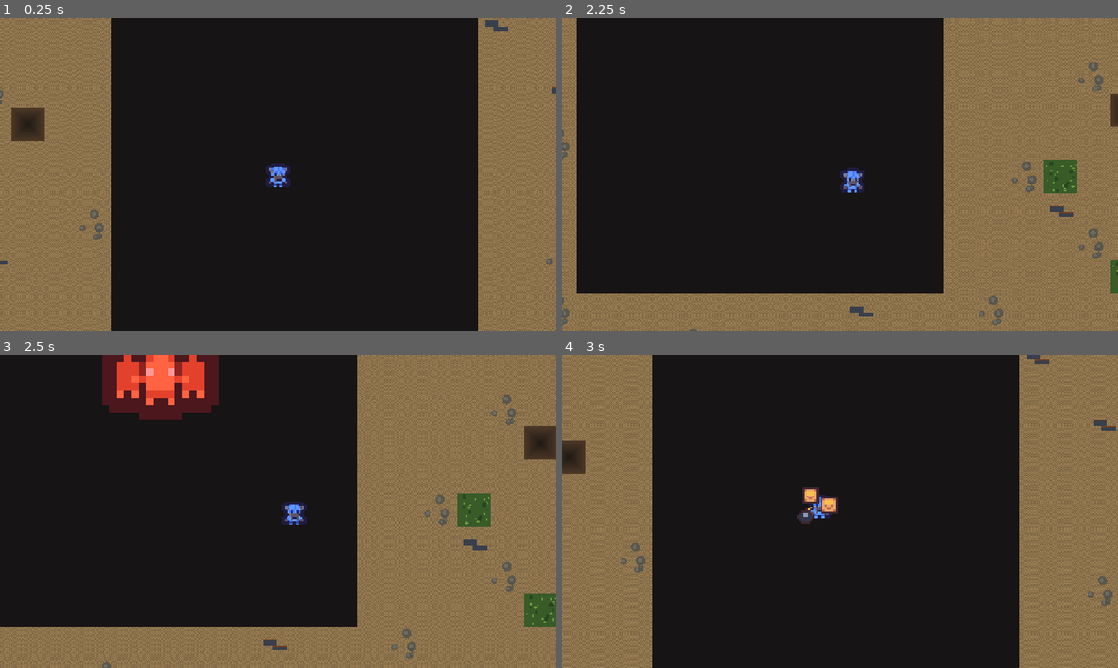
Above: before the commit, frames 1-4 (two rows, left to right).
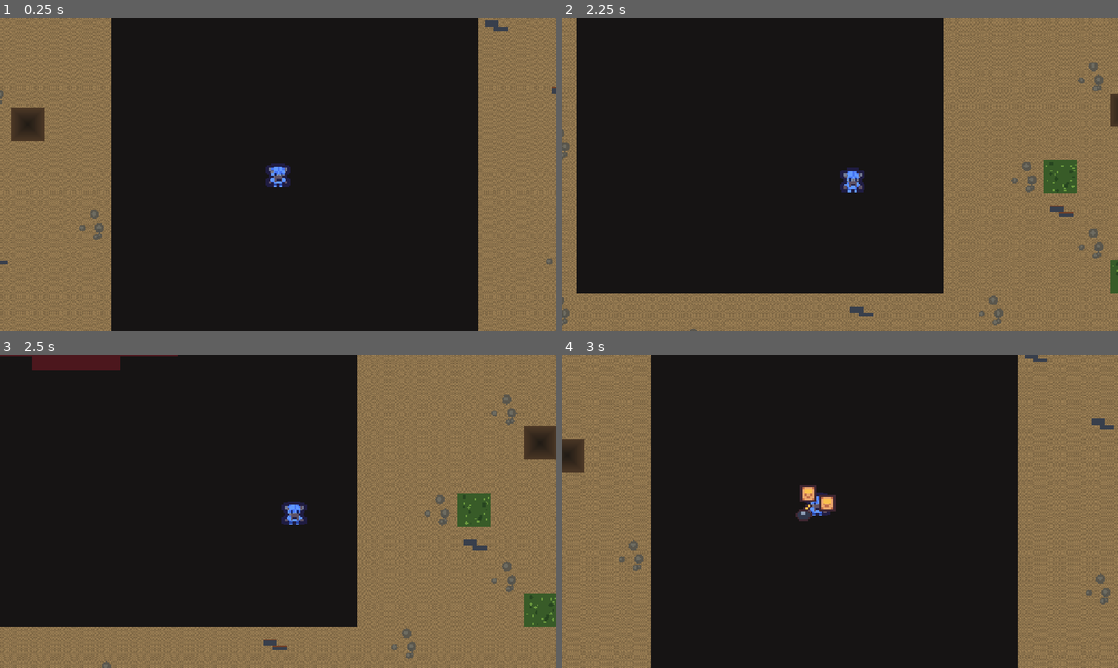
Above: after the commit, the same moments.

Repository: godlikeking/Wasteland-Overdrive
Game: Godot game, scene res://scenes/dev/boss_selftest.tscn
The game is run twice, just before and just after one commit, with the same random seed, the same clock (stepped at 60 frames per second) and the same inputs. This scene is started directly instead of the project's main scene.
Inputs:
- Up to frame 1 (0.25 s): no input
- Up to frame 2 (2.25 s): tap Enter at 0.5 s; hold D (move_right) 0.53-1.28 s; hold S (move_down) 1.28-2.03 s; hold D (move_right) from 2.03 s (still down)
- Up to frame 3 (2.5 s): keep holding D (move_right)
- Up to frame 4 (3 s): release D (move_right) at 2.78 s; hold W (move_up) from 2.78 s (still down)

Frames 1-2 are identical in both runs. In frame 3, 4.5% of the frame differs, in the area x 0-40%, y 0-21%; in frame 4, 8.2%, in the area x 0-100%, y 0-100%.

Commit message:
feat(boss,meta): 磁石不可叠加 + 巨兽 448px/25000hp + 杀 BOSS 通关与从头开始
磁吸道具不可叠加（pickup_item.gd）：
- _effect_magnet 跳过整个 MAGNET 种类：一枚磁石不吸另一枚磁石，
  杜绝"磁石吸磁石→再横扫全场"的连锁叠加
- 自检 magnet_no_stack 反转旧断言；README 同步

BOSS 体型/血量（boss.tres + enemy.gd）：
- 224px→448px（scale 28x）、碰撞半径 112→224、血量 5000→25000
- 连带重标攻击范围：玩家最小中心距 238，爪击 reach 190→320、
  冲刺带 220-480→340-560、命中半径 135→248，否则攻击永远打不中
- BOSS 落点 360→600px，不落在冲刺带/玩家脸上

杀 BOSS 通关 + 从头开始：
- GameState.game_over(victory) 信号；game.gd _end_run(victory) 统一结算
  （死亡=false / 杀 BOSS=true），结算界面金色"任务胜利"
- game_over.tscn 新增"从头开始"按钮 → MetaProgress.wipe() 清空
  废金属/累计统计/已购模块后重开（实机验证清档生效，自检不入 wipe）
- system_check 注册 game_over；顺手修 shop.gd _refresh 的
  currency_changed 参数不匹配老 bug

Diff:
--- a/data/enemies/boss.tres
+++ b/data/enemies/boss.tres
@@ -10,9 +10,9 @@
 display_name = "废土巨兽"
 behavior = 4
 sprite_color = Color(0.85, 0.15, 0.15, 1)
-sprite_size = Vector2(224, 224)
-collision_radius = 112.0
-max_hp = 5000.0
+sprite_size = Vector2(448, 448)
+collision_radius = 224.0
+max_hp = 25000.0
 speed = 70.0
 contact_damage = 25.0
 contact_cooldown = 1.0
@@ -37,7 +37,7 @@
 boss_xp_multiplier = 20.0
 boss_shake_on_death = 14.0
 boss_claw_damage = 34.0
-boss_claw_reach = 190.0
+boss_claw_reach = 320.0
 boss_claw_arc = 1.9
 boss_claw_windup = 0.45
 boss_claw_cooldown = 2.6
@@ -54,9 +54,9 @@
 boss_dash_duration = 0.32
 boss_dash_recover = 0.35
 boss_dash_cooldown = 5.0
-boss_dash_min_range = 220.0
-boss_dash_max_range = 480.0
-boss_dash_hit_radius = 135.0
+boss_dash_min_range = 340.0
+boss_dash_max_range = 560.0
+boss_dash_hit_radius = 248.0
 item_drop_count = 3
 item_drop_chance = 1.0
 item_drop_scene = null
--- a/scenes/ui/game_over.tscn
+++ b/scenes/ui/game_over.tscn
@@ -95,3 +95,7 @@
 [node name="RestartButton" type="Button" parent="CenterContainer/Panel/MarginContainer/VBox"]
 layout_mode = 2
 text = "再来一次"
+
+[node name="FreshStartButton" type="Button" parent="CenterContainer/Panel/MarginContainer/VBox"]
+layout_mode = 2
+text = "从头开始"
--- a/scripts/dev/boss_selftest.gd
+++ b/scripts/dev/boss_selftest.gd
@@ -478,7 +478,7 @@
 	# 1) Wind-up: mid range + cooldown ready -> telegraph spawns, direction
 	#    locks, and the boss does NOT move (rooting IS the tell).
 	_ready_player_for_hit()
-	player.global_position = Vector2(300.0, 0.0)
+	player.global_position = Vector2(400.0, 0.0)
 	await _physics_frames(2)
 	boss._dash_accum = cfg.boss_dash_cooldown
 	boss._boss_dash(0.0)
@@ -504,7 +504,7 @@
 	#    the far side MID-dash — if the charge re-aimed per frame it would end
 	#    somewhere else entirely and this assertion would fail.
 	_ready_player_for_hit()
-	player.global_position = Vector2(0.0, 220.0)
+	player.global_position = Vector2(0.0, 400.0)
 	await _physics_frames(2)
 	var before: float = player.hp
 	boss._boss_dash(cfg.boss_dash_windup)        # wind-up elapses -> dash starts
@@ -519,7 +519,7 @@
 		boss._boss_dash(d)
 		t -= d
 		if absf(t - cfg.boss_dash_duration * 0.5) < step * 0.5:
-			player.global_position = Vector2(0.0, -400.0)   # dart across mid-dash
+			player.global_position = Vector2(0.0, -500.0)   # dart across mid-dash
 	var disp: Vector2 = boss.global_position - start
 	var expect: Vector2 = Vector2.RIGHT * (cfg.boss_dash_speed * cfg.boss_dash_duration)
 	if disp.distance_to(expect) > 1.0:
@@ -538,7 +538,7 @@
 	#    in range, then the player steps INTO the line before it elapses.
 	_ready_player_for_hit()
 	boss.global_position = Vector2.ZERO   # #2 left the boss at the end of its dash
-	player.global_position = Vector2(300.0, 0.0)
+	player.global_position = Vector2(400.0, 0.0)
 	await _physics_frames(2)
 	boss._dash_accum = cfg.boss_dash_cooldown
 	boss._dash_wind_left = 0.0
@@ -592,13 +592,13 @@
 	if boss._dash_wind_left > 0.0:
 		_fail("dash", "wound up at %dpx, inside the claw's range" % int(cfg.boss_dash_min_range))
 		return
-	player.global_position = Vector2(600.0, 0.0)
+	player.global_position = Vector2(700.0, 0.0)
 	boss._dash_accum = cfg.boss_dash_cooldown
 	boss._boss_dash(0.0)
 	if boss._dash_wind_left > 0.0:
 		_fail("dash", "wound up at 600px, beyond the max range")
 		return
-	player.global_position = Vector2(300.0, 0.0)
+	player.global_position = Vector2(400.0, 0.0)
 	boss._dash_accum = cfg.boss_dash_cooldown
 	boss._boss_dash(0.0)
 	if boss._dash_wind_left <= 0.0:
--- a/scripts/dev/pickup_selftest.gd
+++ b/scripts/dev/pickup_selftest.gd
@@ -32,7 +32,7 @@
 	await _test_bomb()
 	await _test_weapon()
 	await _test_magnet()
-	await _test_magnet_ignores_itself()
+	await _test_magnet_no_stack()
 	print("=== pickup selftest failures: %d ===" % _failures)
 	get_tree().quit(1 if _failures > 0 else 0)
 
@@ -414,7 +414,7 @@
 	else:
 		_ok("magnet", "vacuumed items still apply their own effect on arrival")
 
-func _test_magnet_ignores_itself() -> void:
+func _test_magnet_no_stack() -> void:
 	# A magnet is itself in `pickup_items`, so the sweep walks over its own node.
 	# Without the self-skip it would call attract_to on itself while mid-collect
 	# and fly off toward the player as a live pickup. `_seeking` on the magnet is
@@ -424,21 +424,22 @@
 	await _advance(0.2)
 	lone._effect_magnet(player)
 	if lone._seeking:
-		_fail("magnet_self", "the magnet attracted itself")
-	else:
-		_ok("magnet_self", "a lone magnet does not attract itself")
-
-	# Skipping SELF must not have become skipping the whole MAGNET kind: a second
-	# magnet lying on the ground is a legitimate target.
+		_fail("magnet_stack", "the magnet attracted itself")
+	else:
+		_ok("magnet_stack", "a lone magnet does not attract itself")
+
+	# 磁吸道具不可叠加：跳过的不只是 SELF，而是整个 MAGNET 种类 —— 否则一枚
+	# 磁石吸来另一枚，那枚到达时再横扫一次全场，一个磁石等于吸两轮。第二枚
+	# 磁石必须**不被**吸走。
 	var other: PickupItem = _drop(PickupItem.Kind.MAGNET, player.global_position + Vector2(-900, 0))
 	await _advance(0.2)
 	lone._effect_magnet(player)
-	if not other._seeking:
-		_fail("magnet_self", "a second magnet on the ground was not vacuumed")
+	if other._seeking:
+		_fail("magnet_stack", "a second magnet was vacuumed — magnets chain and stack")
 	elif lone._seeking:
-		_fail("magnet_self", "the magnet attracted itself once another magnet existed")
-	else:
-		_ok("magnet_self", "a different magnet is still vacuumed normally")
+		_fail("magnet_stack", "the magnet attracted itself once another magnet existed")
+	else:
+		_ok("magnet_stack", "a second magnet is left on the ground (no stacking)")
 	await _clear_drops()
 
 # --- Helpers ---
--- a/scripts/enemy.gd
+++ b/scripts/enemy.gd
@@ -92,9 +92,9 @@
 	var path: String = _sprite_path_for(config.id)
 	if ResourceLoader.exists(path):
 		sprite.texture = load(path)
-		# Boss is 14× (224px), elites stay 3× (48px) with a red tint.
+		# Boss is 28× (448px), elites stay 3× (48px) with a red tint.
 		if config.behavior == EnemyConfig.Behavior.BOSS:
-			sprite.scale = Vector2(14.0, 14.0)
+			sprite.scale = Vector2(28.0, 28.0)
 			sprite.modulate = Color(1.2, 0.6, 0.6)
 		elif config.behavior == EnemyConfig.Behavior.ELITE:
 			sprite.scale = Vector2(3.0, 3.0)
--- a/scripts/enemy_config.gd
+++ b/scripts/enemy_config.gd
@@ -65,8 +65,10 @@
 ## 为这种攻击设计的），不走 DoT 通道。
 ## reach/arc 决定楔形判定，windup 是预警时长 —— 朝向在预警开始时就锁死，
 ## 所以横向拉开才是反制手段；把 windup 调到 0 等于取消这个攻击的可躲性。
+## reach 是**中心到中心**的距离：224px 身体（半径 112）+ 玩家半径 14 ≈ 238，
+## 所以 reach 必须明显大于 238，否则爪子永远够不到玩家。
 @export var boss_claw_damage: float = 34.0
-@export var boss_claw_reach: float = 190.0
+@export var boss_claw_reach: float = 320.0
 @export var boss_claw_arc: float = 1.9            # 弧宽（弧度），≈109°
 @export var boss_claw_windup: float = 0.45        # 预警时长，期间巨兽定住脚
 @export var boss_claw_cooldown: float = 2.6
@@ -100,6 +102,6 @@
 @export var boss_dash_duration: float = 0.32        # 冲刺时长 → 约 304px
 @export var boss_dash_recover: float = 0.35         # 冲完的硬直（惩罚窗口）
 @export var boss_dash_cooldown: float = 5.0
-@export var boss_dash_min_range: float = 220.0      # > 爪击 reach 190，两个技能不重叠
-@export var boss_dash_max_range: float = 480.0      # 更远就正常步行逼近
-@export var boss_dash_hit_radius: float = 135.0     # 112 身体 + 玩家半径 + 余量
+@export var boss_dash_min_range: float = 340.0      # > 爪击 reach 320，两个技能不重叠
+@export var boss_dash_max_range: float = 560.0      # 更远就正常步行逼近
+@export var boss_dash_hit_radius: float = 248.0     # 224 身体 + 玩家半径 + 余量
--- a/scripts/game.gd
+++ b/scripts/game.gd
@@ -34,10 +34,12 @@
 
 	GameState.leveled_up.connect(_on_leveled_up)
 	GameState.player_died.connect(_on_player_died)
+	GameState.boss_defeated.connect(_on_boss_defeated)
 	level_up_ui.choice_applied.connect(_on_choice_applied)
 	level_up_ui.fusion_chosen.connect(_on_fusion_chosen)
 	level_up_ui.fusion_skipped.connect(_on_choice_applied)
 	game_over_ui.restart_requested.connect(_on_restart_requested)
+	game_over_ui.fresh_start_requested.connect(_on_fresh_start_requested)
 	game_over_ui.open_shop_requested.connect(_on_open_shop)
 	if shop_ui and shop_ui.has_signal("closed"):
 		shop_ui.closed.connect(_on_shop_closed)
@@ -125,14 +127,31 @@
 	print("[Game] fusion FX applied: %s" % new_weapon_id)
 
 func _on_player_died() -> void:
+	_end_run(false)
+
+## 杀掉 BOSS 也算通关：结算界面走胜利分支（任务胜利）。
+func _on_boss_defeated() -> void:
+	_end_run(true)
+
+## 一局结束的唯一入口，胜负都走这里。终点是结算界面（game_over_ui）。
+func _end_run(victory: bool) -> void:
 	GameState.is_running = false
+	GameState.game_over.emit(victory)
 	# Award meta currency for the run.
 	if MetaProgress:
 		var reward: int = MetaProgress.finish_run(GameState.time_alive)
-		print("[Game] run finished: %d currency awarded" % reward)
-	game_over_ui.show_result()
+		print("[Game] run finished (%s): %d currency awarded" %
+			["victory" if victory else "defeat", reward])
+	game_over_ui.show_result(victory)
 
 func _on_restart_requested() -> void:
+	get_tree().paused = false
+	get_tree().reload_current_scene()
+
+## 从头开始：清空元进度存档（废金属/累计统计/已购模块），再重开一局。
+func _on_fresh_start_requested() -> void:
+	if MetaProgress:
+		MetaProgress.wipe()
 	get_tree().paused = false
 	get_tree().reload_current_scene()
 
--- a/scripts/game_over.gd
+++ b/scripts/game_over.gd
@@ -1,10 +1,13 @@
 extends CanvasLayer
 ## Game-over screen. Shows the final time reached, run stats, and offers
-## either a restart or a detour into the meta shop.
+## either a restart, a "fresh start" (wipe the meta save), or a detour into
+## the meta shop.
 
 signal restart_requested
+signal fresh_start_requested
 signal open_shop_requested
 
+@onready var title_label: Label = $CenterContainer/Panel/MarginContainer/VBox/Title
 @onready var time_label: Label = $CenterContainer/Panel/MarginContainer/VBox/TimeLabel
 @onready var level_label: Label = $CenterContainer/Panel/MarginContainer/VBox/LevelLabel
 @onready var kills_label: Label = $CenterContainer/Panel/MarginContainer/VBox/KillsLabel
@@ -12,19 +15,32 @@
 @onready var total_label: Label = $CenterContainer/Panel/MarginContainer/VBox/TotalLabel
 @onready var shop_btn: Button = $CenterContainer/Panel/MarginContainer/VBox/ShopButton
 @onready var restart_btn: Button = $CenterContainer/Panel/MarginContainer/VBox/RestartButton
+@onready var fresh_start_btn: Button = $CenterContainer/Panel/MarginContainer/VBox/FreshStartButton
 
 var _last_reward: int = 0
+var _victory: bool = false
+
+const VICTORY_TITLE: String = "任务胜利"
+const DEFEAT_TITLE: String = "任务失败"
+const VICTORY_COLOR: Color = Color(1.0, 0.84, 0.33)
+const DEFEAT_COLOR: Color = Color(0.95, 0.5, 0.5)
 
 func _ready() -> void:
 	process_mode = Node.PROCESS_MODE_ALWAYS
 	visible = false
 	restart_btn.pressed.connect(func(): restart_requested.emit())
+	fresh_start_btn.pressed.connect(func(): fresh_start_requested.emit())
 	shop_btn.pressed.connect(func(): open_shop_requested.emit())
 
-func show_result() -> void:
+func show_result(victory := false) -> void:
+	_victory = victory
 	var seconds: float = GameState.time_alive
 	var m := int(seconds) / 60
 	var s := int(seconds) % 60
+	# 标题按胜负动态设置：.tscn 里硬编码的是"任务失败"，胜利覆盖成金色"任务胜利"。
+	title_label.text = VICTORY_TITLE if _victory else DEFEAT_TITLE
+	title_label.add_theme_color_override("font_color",
+		VICTORY_COLOR if _victory else DEFEAT_COLOR)
 	time_label.text = "存活时间: %02d:%02d" % [m, s]
 	level_label.text = "达到等级: %d" % GameState.level
 	kills_label.text = "击杀: %d" % MetaProgress.run_kills
--- a/scripts/globals/game_state.gd
+++ b/scripts/globals/game_state.gd
@@ -37,6 +37,9 @@
 signal boss_defeated
 ## Seconds before the boss arrives. 0 means "it is here / not coming".
 signal boss_incoming(seconds: float)
+## 一局结束（无论胜负）。victory = true 表示杀掉 BOSS 通关，false 表示玩家死亡。
+## Game 收到后走结算界面。
+signal game_over(victory: bool)
 
 # --- Map boundary ---
 ## 玩家在地图外多深（像素）以及此刻的每秒伤害。depth = 0 表示回到图内，
--- a/scripts/globals/meta_progress.gd
+++ b/scripts/globals/meta_progress.gd
@@ -138,6 +138,23 @@
 	_save()
 	return reward
 
+## 从头开始：清空整个元进度存档（废金属、累计统计、已购模块），然后立即落盘。
+## 这是玩家主动的"开新档"，不可撤销 —— 只在结算界面的"从头开始"按钮触发。
+func wipe() -> void:
+	currency = 0
+	total_kills = 0
+	total_boss_kills = 0
+	best_time = 0.0
+	run_kills = 0
+	run_boss_kills = 0
+	purchased.clear()
+	for s in _shop:
+		purchased_changed.emit(s.id, false)
+	currency_changed.emit(currency)
+	stats_changed.emit()
+	_save()
+	print("[MetaProgress] save wiped — fresh start")
+
 # --- Persistence ---
 
 func _save() -> void:
--- a/scripts/globals/system_check.gd
+++ b/scripts/globals/system_check.gd
@@ -147,7 +147,7 @@
 	"combo_changed", "leveled_up",
 	"shield_changed", "shield_time_changed", "time_stop_changed",
 	"boss_spawned", "boss_state_changed", "boss_defeated", "boss_incoming",
-	"out_of_bounds_changed",
+	"out_of_bounds_changed", "game_over",
 ]
 
 var _failures: Array[String] = []
--- a/scripts/pickup_item.gd
+++ b/scripts/pickup_item.gd
@@ -191,13 +191,18 @@
 ## Vacuum every drop on the map toward the player. Gems and items both come in
 ## along their own normal seek path, so each still applies its own effect on
 ## arrival — a magnet lying next to three bombs really is a combo, on purpose.
+##
+## 磁吸道具**不可叠加**：一枚磁石不吸另一枚磁石。磁石效果是瞬时瞬发的，
+## 一旦吸到另一枚磁石，那枚到达时会再跑一遍全场横扫——一枚磁石等于吸两轮，
+## 这就是"叠加"。所以这里跳过整个 MAGNET 种类（不只是跳过自己），杜绝连锁。
 func _effect_magnet(player: Node2D) -> void:
 	var n: int = 0
 	for group in MAGNET_GROUPS:
 		for node in get_tree().get_nodes_in_group(group):
-			# Skip ourselves: we are mid-collect and about to free. Without this
-			# the magnet would count itself and re-enter its own effect.
+			# 两类都跳过：a) 自己（正在收集、即将 free）；b) 任何磁石（不可叠加）。
 			if node == self or node.is_queued_for_deletion():
+				continue
+			if node is PickupItem and (node as PickupItem).kind == Kind.MAGNET:
 				continue
 			if node.has_method("attract_to"):
 				node.attract_to(player)
--- a/scripts/shop.gd
+++ b/scripts/shop.gd
@@ -57,7 +57,8 @@
 		card_row.add_child(btn)
 		_cards.append(btn)
 
-func _refresh() -> void:
+## 挂在 MetaProgress.currency_changed（带 1 个参数）上，自己用不到那个参数。
+func _refresh(_amount: int = 0) -> void:
 	if not is_inside_tree():
 		return
 	currency_label.text = "废金属: %d" % MetaProgress.currency
--- a/scripts/spawn_director.gd
+++ b/scripts/spawn_director.gd
@@ -50,7 +50,7 @@
 @export var max_live_enemies: int = 110
 @export var start_wave_shake: float = 5.0
 @export var elite_interval: float = 30.0
-@export var boss_spawn_time: float = 300.0   # 5 分钟触发 Boss
+@export var boss_spawn_time: float = 120.0   # 5 分钟触发 Boss
 ## Seconds of warning before the boss lands, so it doesn't appear on top of you.
 @export var boss_warn_lead: float = 6.0
 
@@ -233,11 +233,13 @@
 	if cfg == null or cfg.scene == null:
 		return
 	var enemy: Node = cfg.scene.instantiate()
-	# Boss appears near player, but in line of sight.
+	# Boss appears near player, but in line of sight. 600px so the 448px body
+	# (radius 224) doesn't land within the dash band (340-560) or on the player's
+	# face — a boss that spawns mid-attack is not a fair entrance.
 	var dir: Vector2 = Vector2(randf_range(-1, 1), randf_range(-1, 1)).normalized()
 	if dir.length_squared() < 0.01:
 		dir = Vector2.RIGHT
-	var pos: Vector2 = _player.global_position + dir * 360.0
+	var pos: Vector2 = _player.global_position + dir * 600.0
 	if enemy is Node2D:
 		(enemy as Node2D).global_position = pos
 	if enemy.has_method("setup_config"):
